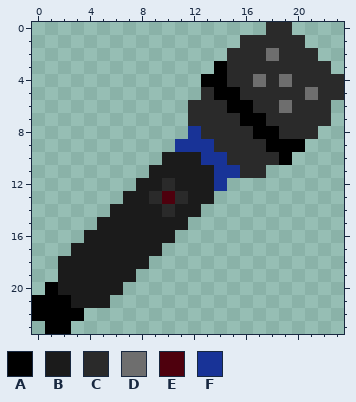
Two versions of one pixel-art file, assets/item-sprites/microphone.aseprite. Above is the file before it was changed.
24x24 pixels, 1 frame.
Palette (. is transparent): A #000000  B #1b1b1b  C #2a2a2a  D #6e6e6e  E #4e000d  F #183397
Pixels before, first column x 0:
 0 ..................CC....
 1 ................CCCCC...
 2 ...............CCCDCCC..
 3 ..............ACCCCCCCC.
 4 .............AACCDCDCCCC
 5 .............CAACCCCCDCC
 6 ............CCCAACCDCCC.
 7 ............CCCCAACCCCC.
 8 ............FCCCCAACCC..
 9 ...........FFFCCCCAAA...
10 ..........BBBFFCCCCA....
11 .........BBBBBFFCC......
12 ........BBCBBBF.........
13 .......BBCECBB..........
14 ......BBBBCBB...........
15 .....BBBBBBB............
16 ....BBBBBBB.............
17 ...BBBBBBB..............
18 ..BBBBBBB...............
19 ..BBBBBB................
20 .ABBBBB.................
21 AAABBB..................
22 AAAA....................
23 .AA.....................
Now the later version:
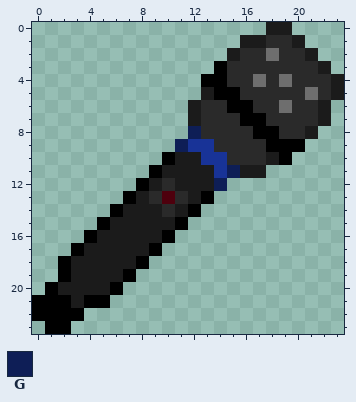
Colours new in this view: G #0e1e56
The exact change:
layer "Layer 3 Copy" added
Changed rows in their new state; - is an unchanged pixel.
Layer "Layer 3 Copy":
first column x 2:
 0 ----------------BB----
 1 --------------BB--B---
 2 -------------B-----B--
 3 --------------------B-
 4 ---------------------B
 5 -----------B---------B
 6 ----------B---------B-
 7 ----------B---------B-
 8 ----------G--------B--
 9 ---------G------------
10 --------A-------B-----
11 -------A-----GBB------
12 ------A-----G---------
13 -----A-----A----------
14 ----A-----A-----------
15 ---A-----A------------
16 --A-----A-------------
17 -A-----A--------------
18 A-----A---------------
19 A----A----------------
20 ----A-----------------
21 --AA------------------
Pixel boxes of the changes (left, top, right, bottom) in both pictures:
changed: (58, 22, 344, 308)
